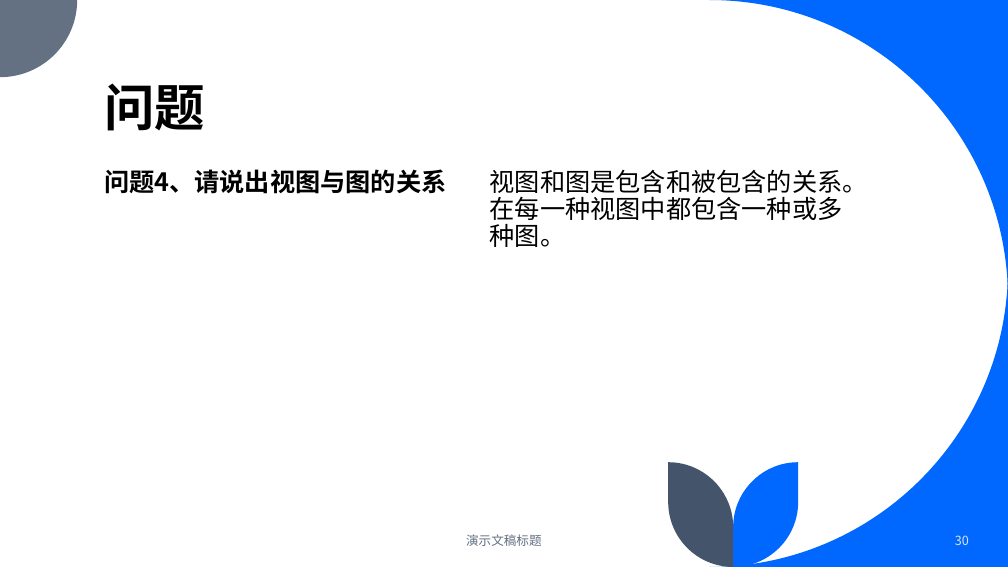
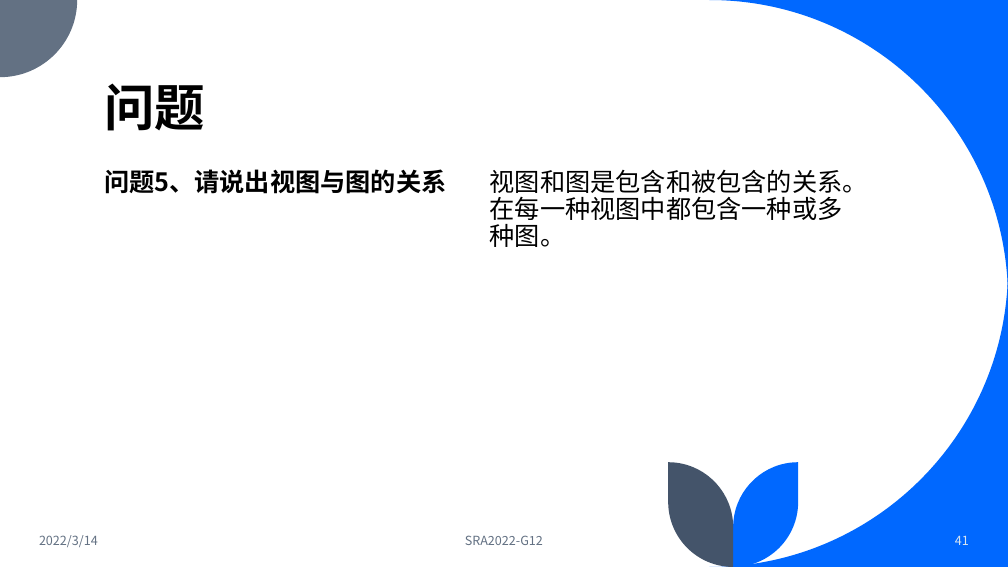
Before and after one commit to dreamtrueqaq/SRA2022-G12, a slide deck: slide 41 of 非受控文档/翻转课堂/UML概述.pptx (slide 30 before the commit). Drawn at 1008x567 pixels with LibreOffice and Linux fonts; fonts in the diff are those of the drawing. Boxes give left, top, right and bottom in pixels: in the first picture for what was removed or moved away, otherwise in the second. Text is boxed around its words. In the diff, an @@ line names an element or a change of style, - is before the commit and + after.

```diff
--- a/非受控文档/翻转课堂/UML概述.pptx
+++ b/非受控文档/翻转课堂/UML概述.pptx
@@ text at box(104, 169, 446, 194): text changed @@
-问题4、请说出视图与图的关系
+问题5、请说出视图与图的关系
@@ text added at box(39, 535, 98, 547), 12 pt, text #637183 @@
+2022/3/14
@@ text at box(465, 535, 543, 545): text changed @@
-演示文稿标题
+SRA2022-G12
@@ page number at box(955, 535, 969, 545): text changed @@
-30
+41
```
Also in this commit, not shown: 29 other slides changed, 10 slides added.
